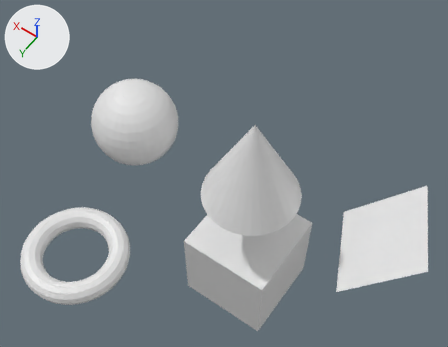
What one commit did to the glTF model exportedmodel.glb.
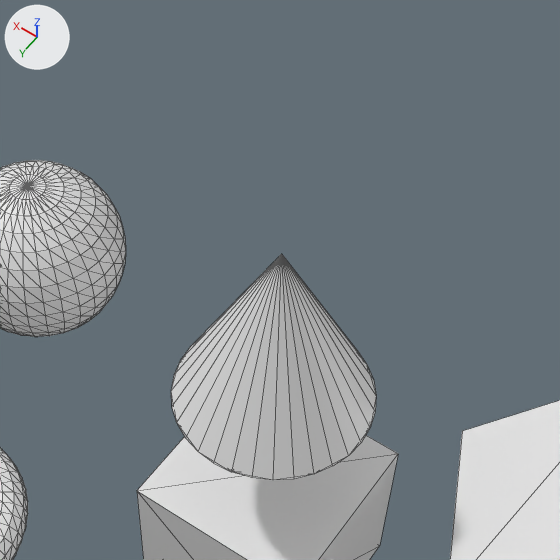
Each version appears first whole from a 50 mm camera at (-3.8, 6.24, 12.36) aimed at (1.26, -0.84, 1.24), and next in a close-up on the part from 26% to 88% of the width and 0% to 79% of the height. Lighting does not change. The marker at upper left points along +X, +Y and +Z. The close-ups show mesh edges as thin lines. Where no turn or scale is listed for an object, it has been applied to the vertices.

The older version as bpy lines, for what is in view:
```python
me_cone = bpy.data.meshes.new('Cone')
me_cone.from_pydata(...)  # a 32-sided cone pointing to +z spanning x -1.0..1.0, y -1.0..1.0, z -1.0..1.0
me_sphere = bpy.data.meshes.new('Sphere')
me_sphere.from_pydata(...)  # a UV sphere (32 segments, 16 rings, poles along z) spanning x -1.0..1.0, y -1.0..1.0, z -1.0..1.0
me_torus = bpy.data.meshes.new('Torus')
me_torus.from_pydata(...)  # a torus around z (ring radius 1.0, tube radius 0.25) spanning x -1.25..1.25, y -1.25..1.25, z -0.25..0.25
ob_cone = bpy.data.objects.new('Cone', me_cone)
ob_cone.location = (0.0, 0.0, 3.41)
ob_sphere = bpy.data.objects.new('Sphere', me_sphere)
ob_sphere.location = (3.56, -0.53, 1.76)
ob_torus = bpy.data.objects.new('Torus', me_torus)
ob_torus.location = (3.26, 2.23, -0.06)
# also in view: 'Plane' at (-2.5, -1.06, 1.66); 'Cube' at (0.0, 0.0, 0.0)
```
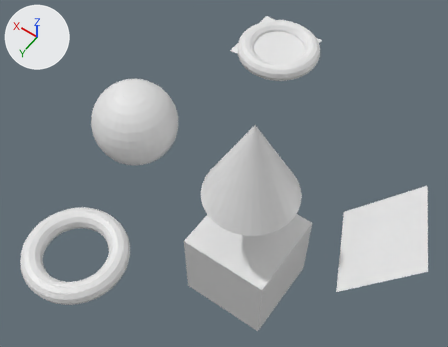
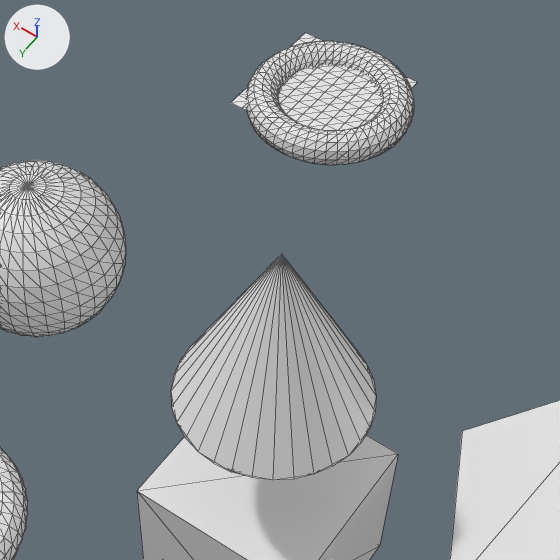
Boxes [x1, y1, x2, y2] around the edits, measured in the close-ups (560 x 560 px):
'Torus.001', added
    after: [246, 41, 415, 165]
'Grid', added
    after: [231, 33, 417, 158]

Diff of the bpy script that builds the scene:
```diff
--- a/exportedmodel.glb.py
+++ b/exportedmodel.glb.py
@@ me_grid @@
+me_grid.from_pydata(...)  # 121 vertices, 200 faces; spans x -1.0..1.0, y -1.0..1.0, z 0.0
@@ ob_grid @@
+ob_grid = bpy.data.objects.new('Grid', me_grid)
+ob_grid.location = (3.39, -6.53, 0.0)
@@ ob_torus_001 @@
+ob_torus_001 = bpy.data.objects.new('Torus.001', me_torus.copy())  # the mesh of ob_torus
+ob_torus_001.location = (3.26, -6.46, -0.06)
```
